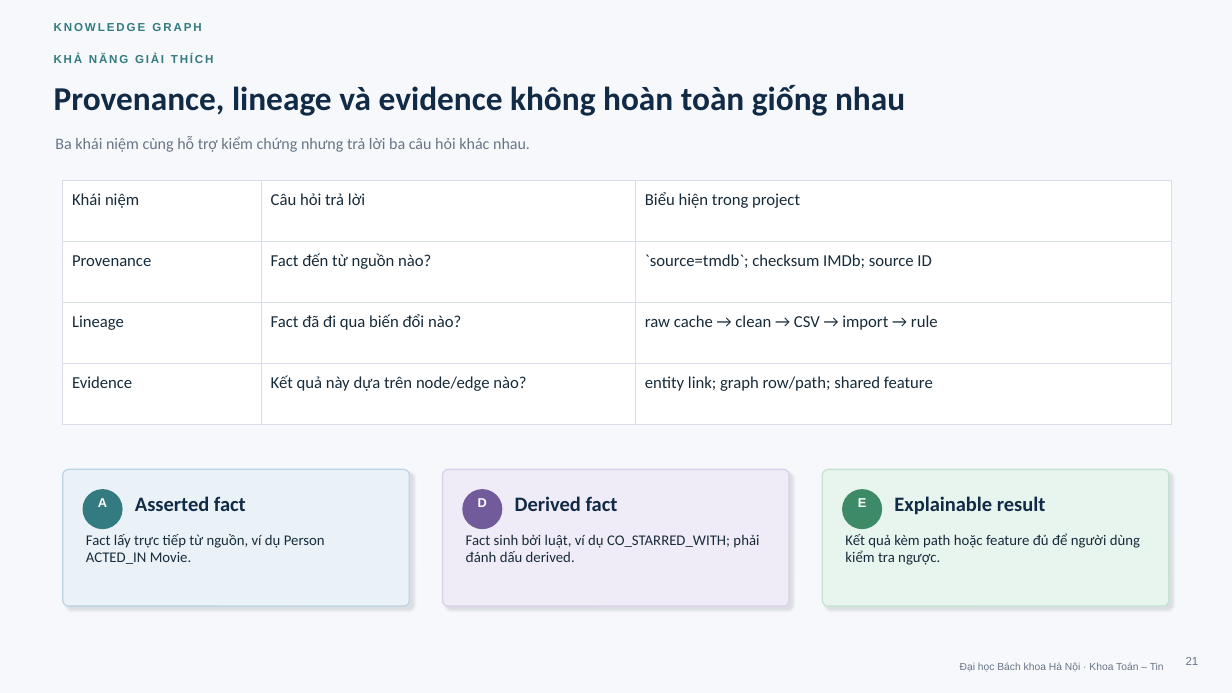
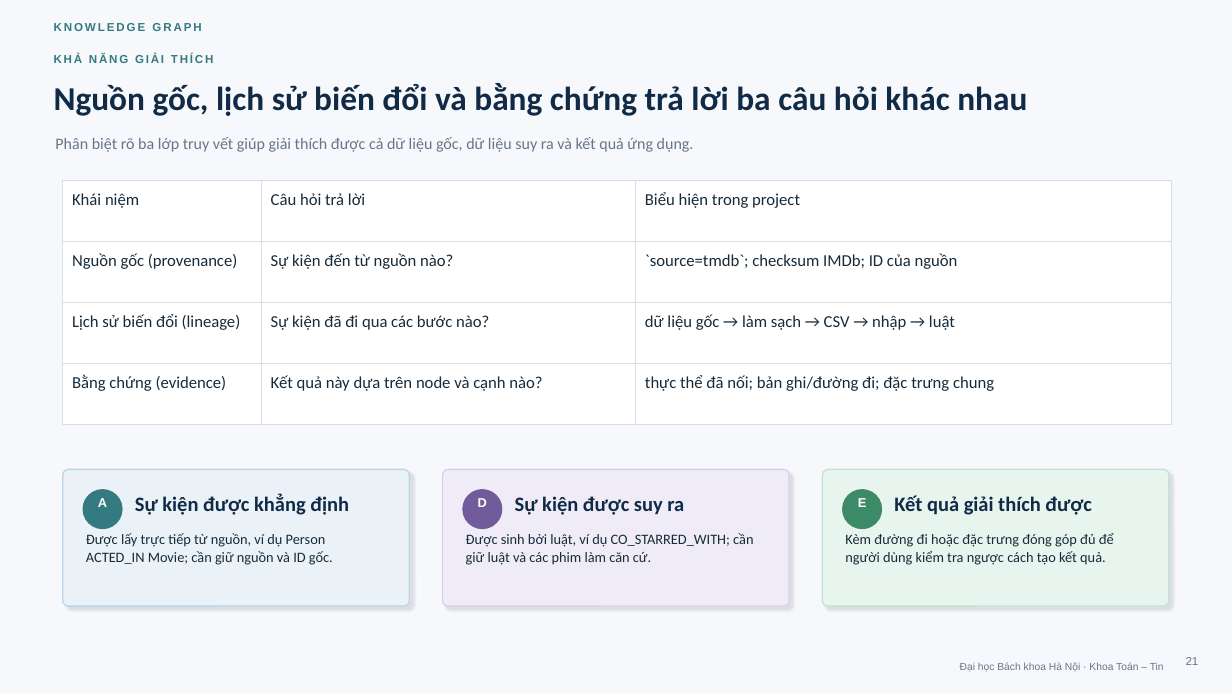
Before and after one commit to khanhhk/advanced_database, a slide deck: slide 21 of docs/deliverables/slide/movie_knowledge_graph_defense.pptx. Drawn at 1232x693 pixels with LibreOffice and Linux fonts; fonts in the diff are those of the drawing. Boxes give left, top, right and bottom in pixels: in the first picture for what was removed or moved away, otherwise in the second. Text is boxed around its words. In the diff, an @@ line names an element or a change of style, - is before the commit and + after.

```diff
--- a/docs/deliverables/slide/movie_knowledge_graph_defense.pptx
+++ b/docs/deliverables/slide/movie_knowledge_graph_defense.pptx
@@ text at [54,83,1027,116]: text changed @@
-Provenance, lineage và evidence không hoàn toàn giống nhau
+Nguồn gốc, lịch sử biến đổi và bằng chứng trả lời ba câu hỏi khác nhau
@@ text at [55,137,694,152]: text changed @@
-Ba khái niệm cùng hỗ trợ kiểm chứng nhưng trả lời ba câu hỏi khác nhau.
+Phân biệt rõ ba lớp truy vết giúp giải thích được cả dữ liệu gốc, dữ liệu suy ra và kết quả ứng dụng.
@@ table at [63,180,1172,444] @@
-row 2: Provenance | Fact đến từ nguồn nào? | `source=tmdb`; checksum IMDb; source ID
+row 2: Nguồn gốc (provenance) | Sự kiện đến từ nguồn nào? | `source=tmdb`; checksum IMDb; ID của nguồn
-row 3: Lineage | Fact đã đi qua biến đổi nào? | raw cache → clean → CSV → import → rule
+row 3: Lịch sử biến đổi (lineage) | Sự kiện đã đi qua các bước nào? | dữ liệu gốc → làm sạch → CSV → nhập → luật
-row 4: Evidence | Kết quả này dựa trên node/edge nào? | entity link; graph row/path; shared feature
+row 4: Bằng chứng (evidence) | Kết quả này dựa trên node và cạnh nào? | thực thể đã nối; bản ghi/đường đi; đặc trưng chung
@@ text at [135,494,349,515]: text changed @@
-Asserted fact
+Sự kiện được khẳng định
@@ text at [515,496,684,515]: text changed @@
-Derived fact
+Sự kiện được suy ra
@@ text at [894,495,1091,515]: text changed @@
-Explainable result
+Kết quả giải thích được
@@ text at [86,533,333,565]: text changed; size 11.5 to 11.2 pt @@
-Fact lấy trực tiếp từ nguồn, ví dụ Person ACTED_IN Movie.
+Được lấy trực tiếp từ nguồn, ví dụ Person ACTED_IN Movie; cần giữ nguồn và ID gốc.
@@ text at [466,533,753,565]: text changed; size 11.5 to 11.2 pt @@
-Fact sinh bởi luật, ví dụ CO_STARRED_WITH; phải đánh dấu derived.
+Được sinh bởi luật, ví dụ CO_STARRED_WITH; cần giữ luật và các phim làm căn cứ.
@@ text at [845,533,1114,565]: text changed; size 11.5 to 11.2 pt @@
-Kết quả kèm path hoặc feature đủ để người dùng kiểm tra ngược.
+Kèm đường đi hoặc đặc trưng đóng góp đủ để người dùng kiểm tra ngược cách tạo kết quả.
```
Also in this commit, not shown: 18 other slides changed, 4 other files.
